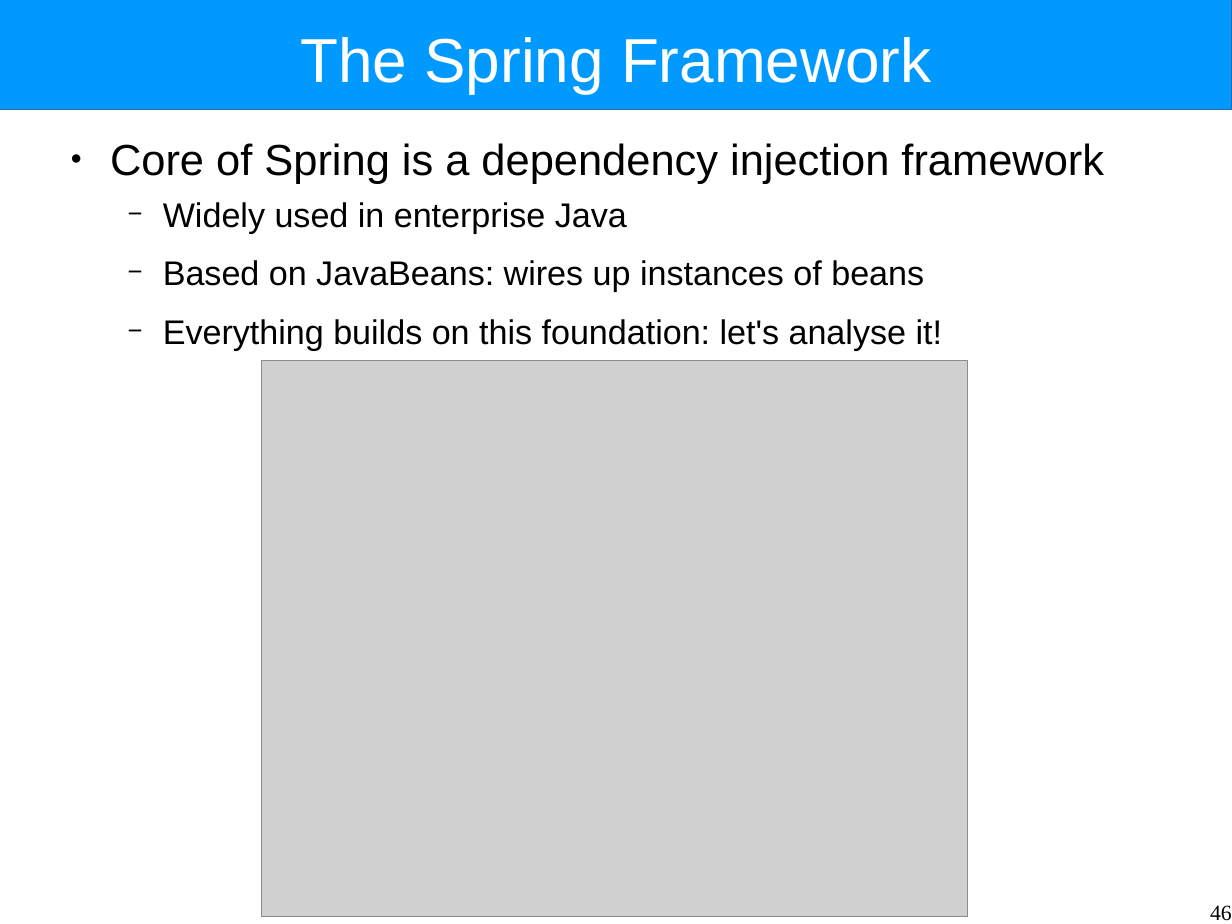
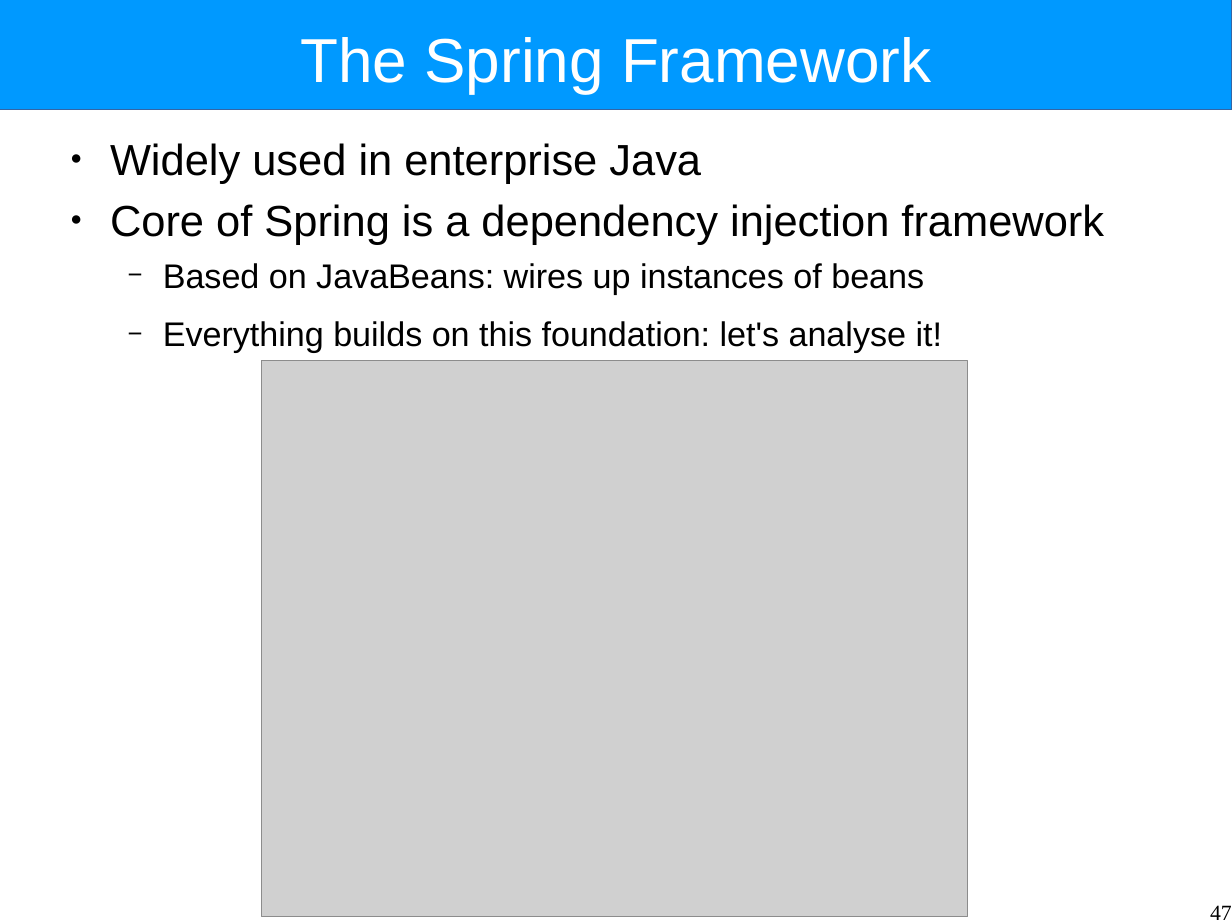
Before and after one commit to Intrinsarc/intrinsarc-evolve, a slide deck: slide 47 of Academic Work/lectures/components.odp (slide 46 before the commit). Drawn at 1232x924 pixels with LibreOffice and Linux fonts; fonts in the diff are those of the drawing; grey boxes stand for pictures. Boxes give left, top, right and bottom in pixels: in the first picture for what was removed or moved away, otherwise in the second. Text is boxed around its words. In the diff, an @@ line names an element or a change of style, - is before the commit and + after.

```diff
--- a/Academic Work/lectures/components.odp
+++ b/Academic Work/lectures/components.odp
@@ text at bbox=[110, 143, 701, 184]: paragraph added @@
+● Widely used in enterprise Java
@@ text at bbox=[163, 202, 627, 233]: paragraph removed @@
-  − Widely used in enterprise Java
@@ page number at bbox=[1210, 905, 1232, 920]: text changed @@
-46
+47
```
Also in this commit, not shown: 12 other slides changed, 25 slides added, 9 slides removed, 3 other files.
